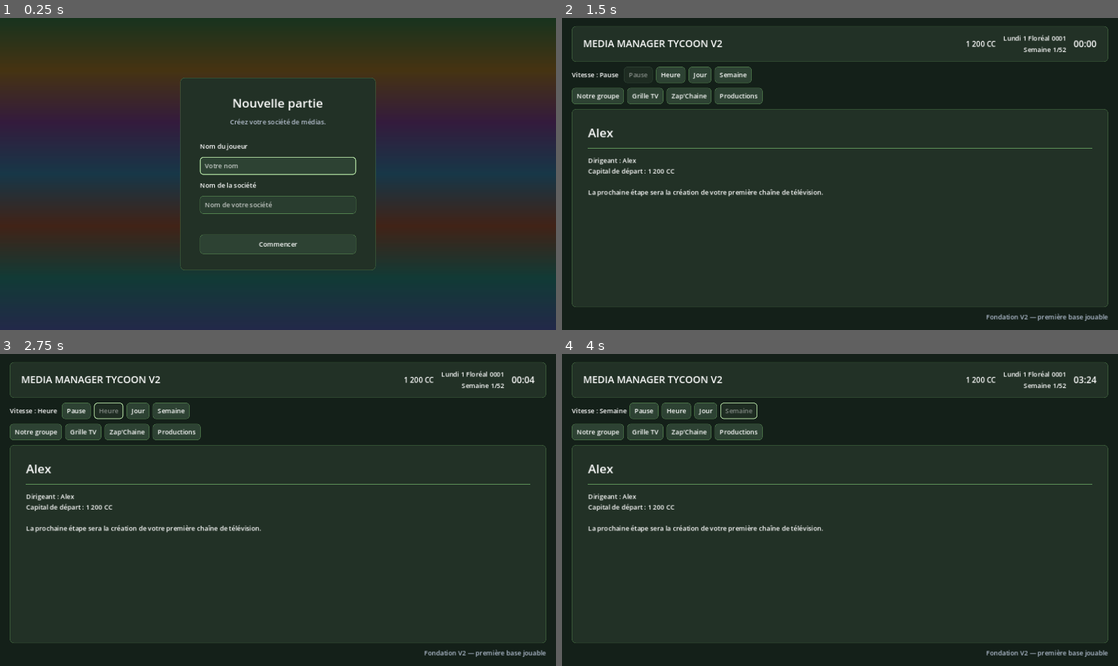
Above: before the commit, frames 1-4 (two rows, left to right).
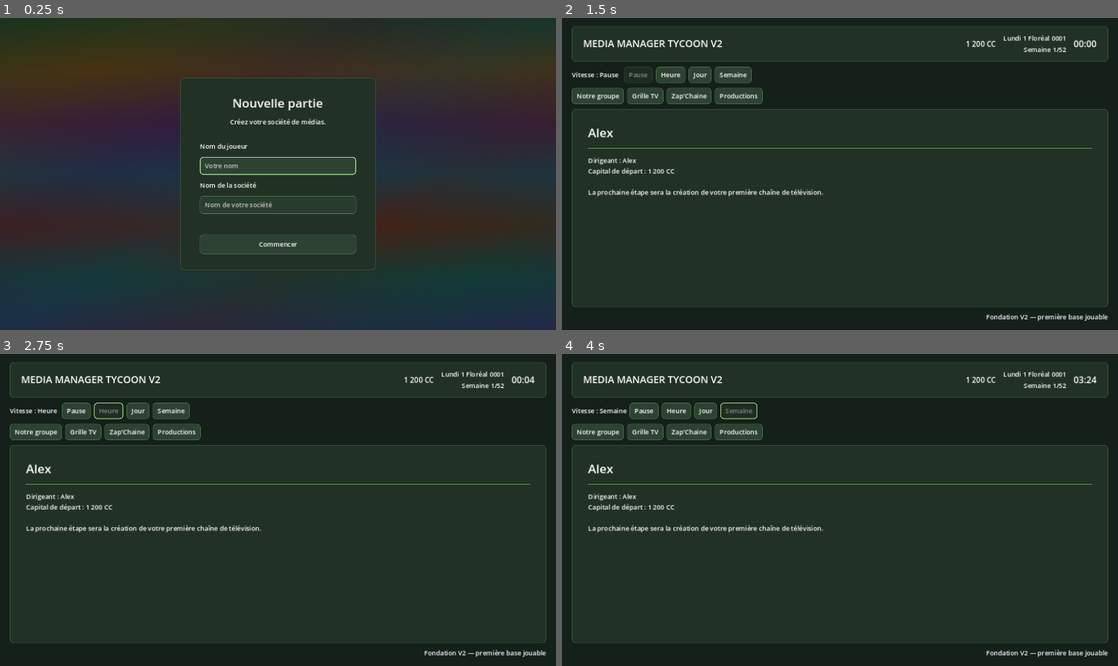
Above: after the commit, the same moments.

Repository: Adrienco69/MediaManagerTycoon_V2
Game: Godot game, scene res://scenes/main.tscn
Same seed, same stepped clock (60 frames per second), same inputs: the game is played once before the commit and once after it.
Inputs (mouse positions are in pixels of both pictures, inside the frame that each line leads up to):
- Up to frame 1 (0.25 s): no input
- Up to frame 2 (1.5 s): click (840, 164) at 0.52 s; type "Alex" at 0.6 s; click (840, 205) at 0.75 s; type "Alex" at 0.83 s; click "Commencer" at 1.25 s
- Up to frame 3 (2.75 s): click "Heure" at 2 s
- Up to frame 4 (4 s): click "Jour" at 2.75 s; click "Semaine" at 3.5 s

The runs differ from the first frame. In frame 1, 0.1% of the frame differs, in the area x 41-59%, y 32-35%; in frame 2, 0.2%, in the area x 76-99%, y 94-98%; in frame 3, 0.2%; in frame 4, 0.2%.

Commit message:
Combiner les dégradés vertical et diagonal sur l'écran de départ

Diff:
--- a/scenes/main.tscn
+++ b/scenes/main.tscn
@@ -13,6 +13,13 @@
 fill_from = Vector2(0.5, 0)
 fill_to = Vector2(0.5, 1)
 
+[sub_resource type="GradientTexture2D" id="GradientTexture2D_start_months_diagonal"]
+gradient = SubResource("Gradient_start_months")
+width = 1366
+height = 768
+fill_from = Vector2(0, 0)
+fill_to = Vector2(1, 1)
+
 [node name="Main" type="Control"]
 layout_mode = 3
 anchors_preset = 15
@@ -194,7 +201,6 @@
 layout_mode = 2
 text = "Fondation V2 — première base jouable"
 horizontal_alignment = 2
-modulate = Color(0.7, 0.75, 0.82, 1)
 
 [node name="StartScreen" type="Control" parent="."]
 unique_name_in_owner = true
@@ -217,6 +223,19 @@
 expand_mode = 1
 stretch_mode = 0
 
+[node name="MonthGradientDiagonal" type="TextureRect" parent="StartScreen"]
+layout_mode = 1
+anchors_preset = 15
+anchor_right = 1.0
+anchor_bottom = 1.0
+grow_horizontal = 2
+grow_vertical = 2
+mouse_filter = 2
+texture = SubResource("GradientTexture2D_start_months_diagonal")
+expand_mode = 1
+stretch_mode = 0
+modulate = Color(1, 1, 1, 0.32)
+
 [node name="GradientShade" type="ColorRect" parent="StartScreen"]
 layout_mode = 1
 anchors_preset = 15
@@ -260,7 +279,6 @@
 layout_mode = 2
 text = "Créez votre société de médias."
 horizontal_alignment = 1
-modulate = Color(0.72, 0.76, 0.82, 1)
 
 [node name="SpacerTop" type="Control" parent="StartScreen/Center/Panel/Margin/VBox"]
 custom_minimum_size = Vector2(0, 8)
Not shown: 1 places in scenes/main.tscn that only renumber resources
